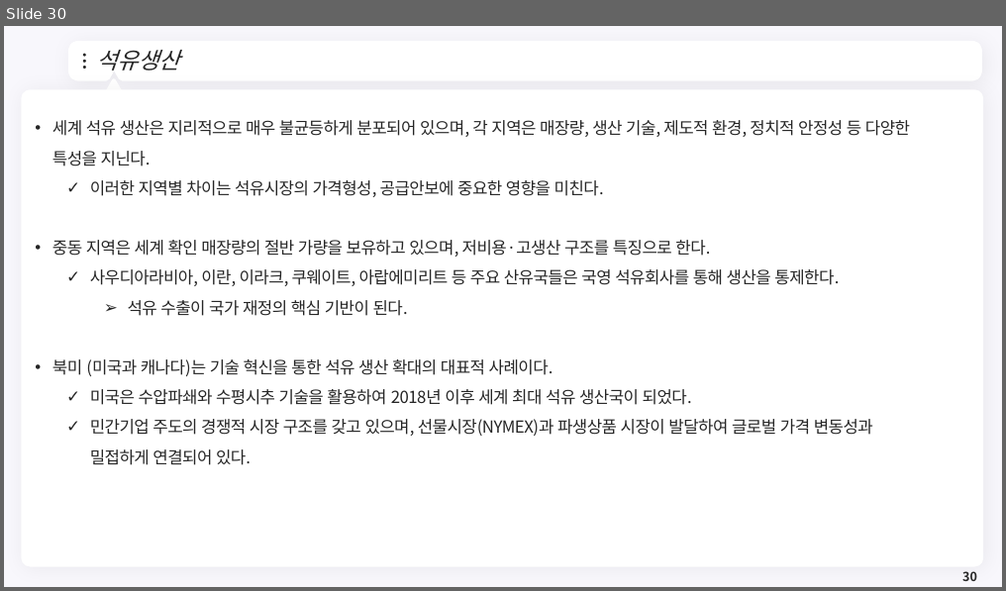
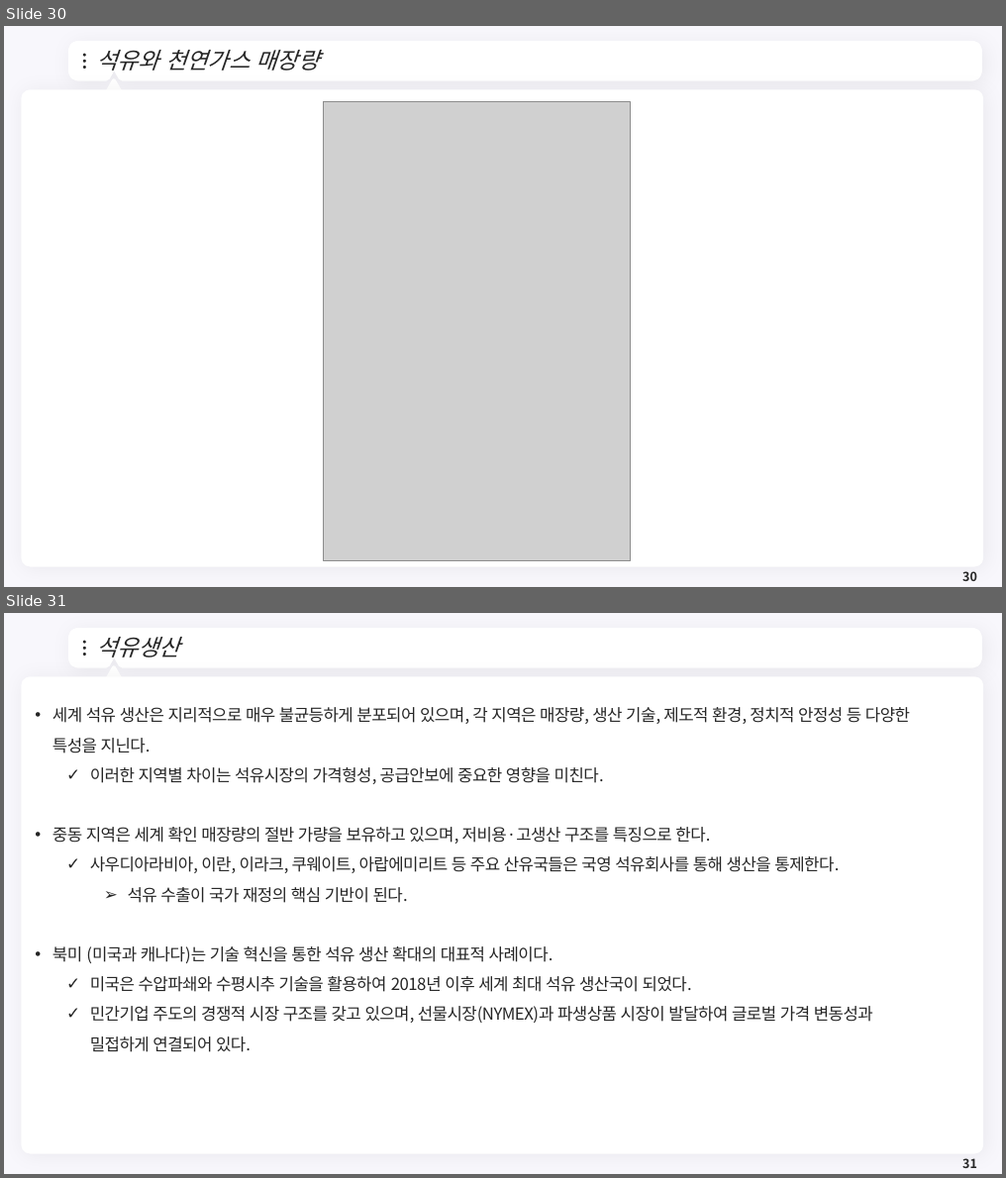
Before and after one commit to meandthey/Teaching, a slide deck: 에너지경제학/자원에너지경제학_Chapter_3 (석유).pptx. Shown one above the other, each under a label of ours: slide 30 before the commit, slides 30 and 31 after it. The pictures are 1006x591 and 1006x1178 pixels, drawn with LibreOffice and Linux fonts; fonts in the diff are those of the drawing; grey boxes stand for pictures; background and template pictures are left out. Boxes give left, top, right and bottom in pixels: in the first picture for what was removed or moved away, otherwise in the second. Text is boxed around its words. In the diff, an @@ line names an element or a change of style, - is before the commit and + after.

```diff
--- a/에너지경제학/자원에너지경제학_Chapter_3 (석유).pptx
+++ b/에너지경제학/자원에너지경제학_Chapter_3 (석유).pptx
@@ slide 30 added at [4,26,1002,587], background #F8F7FC; not listed: 7 template elements that a slide beside it also shows @@
@@ title added at [96,50,320,71], 22 pt, text #262626, italic @@
+석유와 천연가스 매장량
@@ picture added at [324,101,630,562] @@
@@ page number added at [962,571,977,581], 12 pt, text #262626, bold @@
+30
@@ what was slide 30 is now slide 31 @@
@@ page number at [962,1158,977,1168]: text changed @@
-30
+31
```
Also in this commit, not shown: 2 slides changed, 2 other files.
